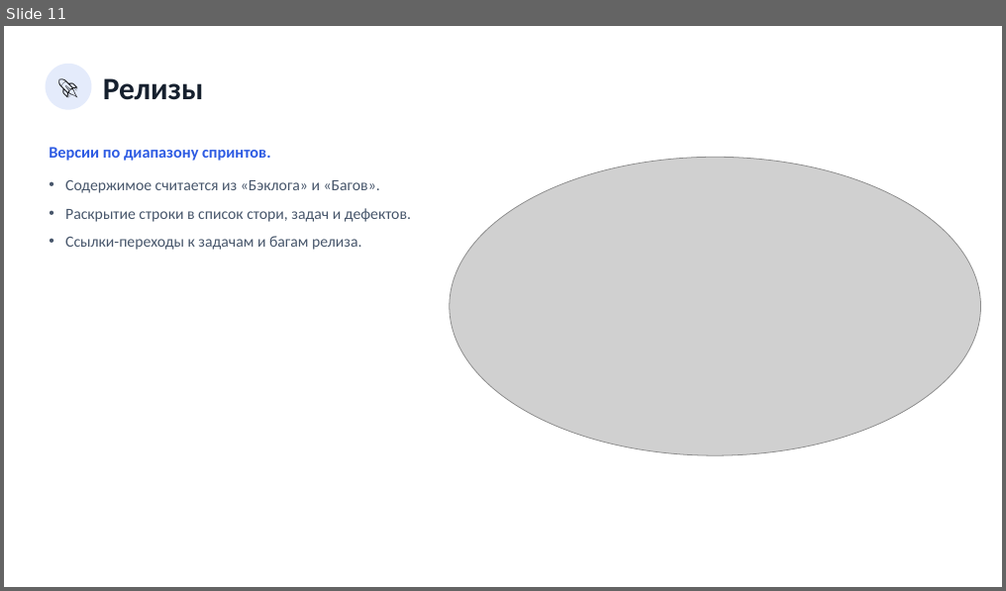
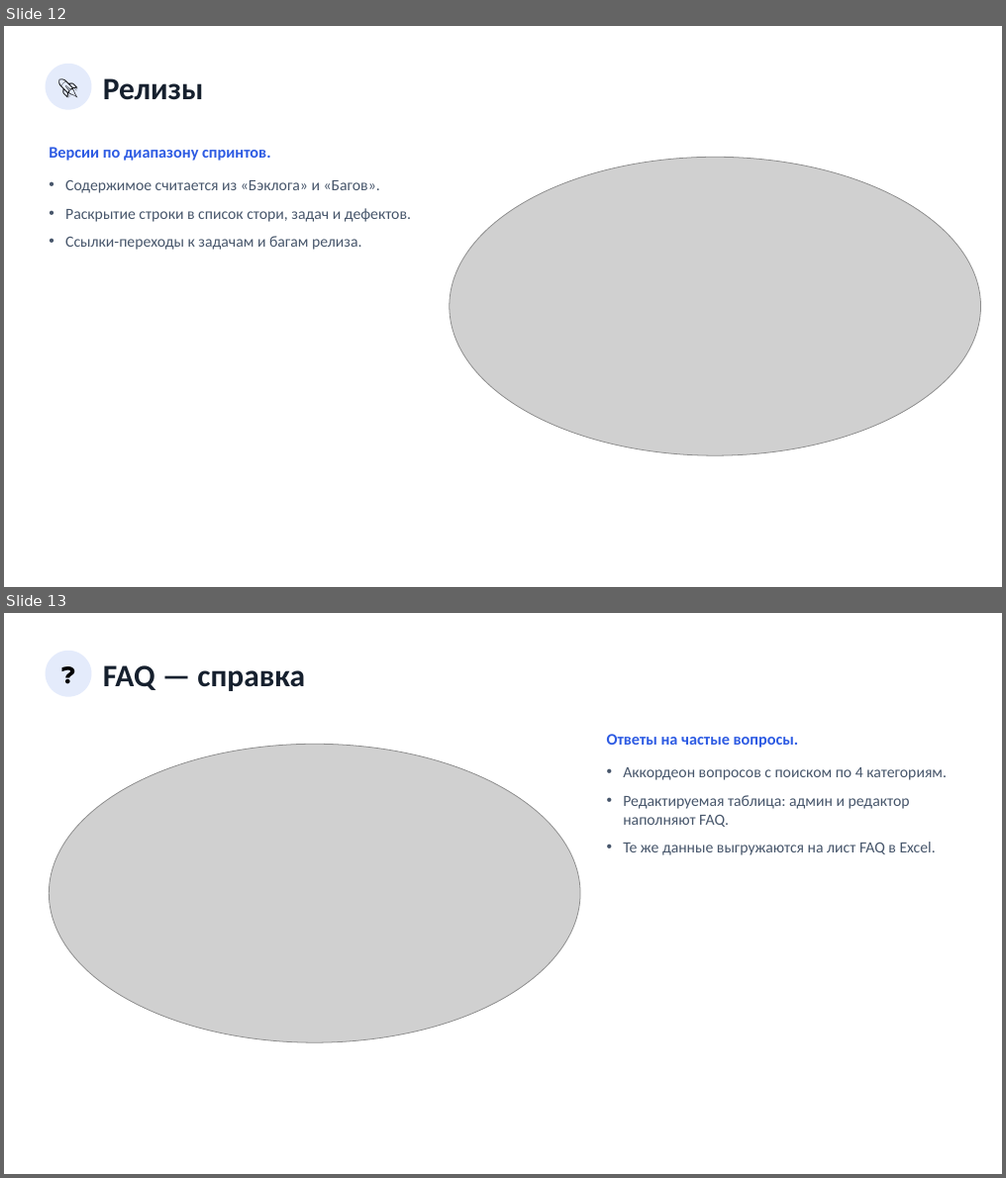
Before and after one commit to neoandrey1985/Planirovanie, a slide deck: Презентация_приложения.pptx. Shown one above the other, each under a label of ours: slide 11 before the commit, slides 12 and 13 after it. The pictures are 1006x591 and 1006x1178 pixels, drawn with LibreOffice and Linux fonts; fonts in the diff are those of the drawing; grey boxes stand for pictures. Boxes give left, top, right and bottom in pixels: in the first picture for what was removed or moved away, otherwise in the second. Text is boxed around its words. In the diff, an @@ line names an element or a change of style, - is before the commit and + after.

```diff
--- a/Презентация_приложения.pptx
+++ b/Презентация_приложения.pptx
@@ slide 13 added at (4,613,1002,1174), background #FFFFFF @@
@@ ellipse added at (46,651,91,697), fill #E4EBFB @@
@@ text added at (46,651,91,697), 20 pt, text #000000 @@
+❓
@@ text added at (103,665,305,691), 30 pt, text #16202E, bold @@
+FAQ — справка
@@ picture added at (49,744,580,1043) @@
@@ text added at (607,734,799,748), 15.5 pt, text #2D5BE3, bold @@
+Ответы на частые вопросы.
@@ text added at (623,767,946,856), 15 pt, text #47566B @@
+• Аккордеон вопросов с поиском по 4 категориям.
+• Редактируемая таблица: админ и редактор наполняют FAQ.
+• Те же данные выгружаются на лист FAQ в Excel.
@@ what was slide 11 is now slide 12 @@
```
Also in this commit, not shown: 4 slides changed, 2 other slides added, 1 other file.
